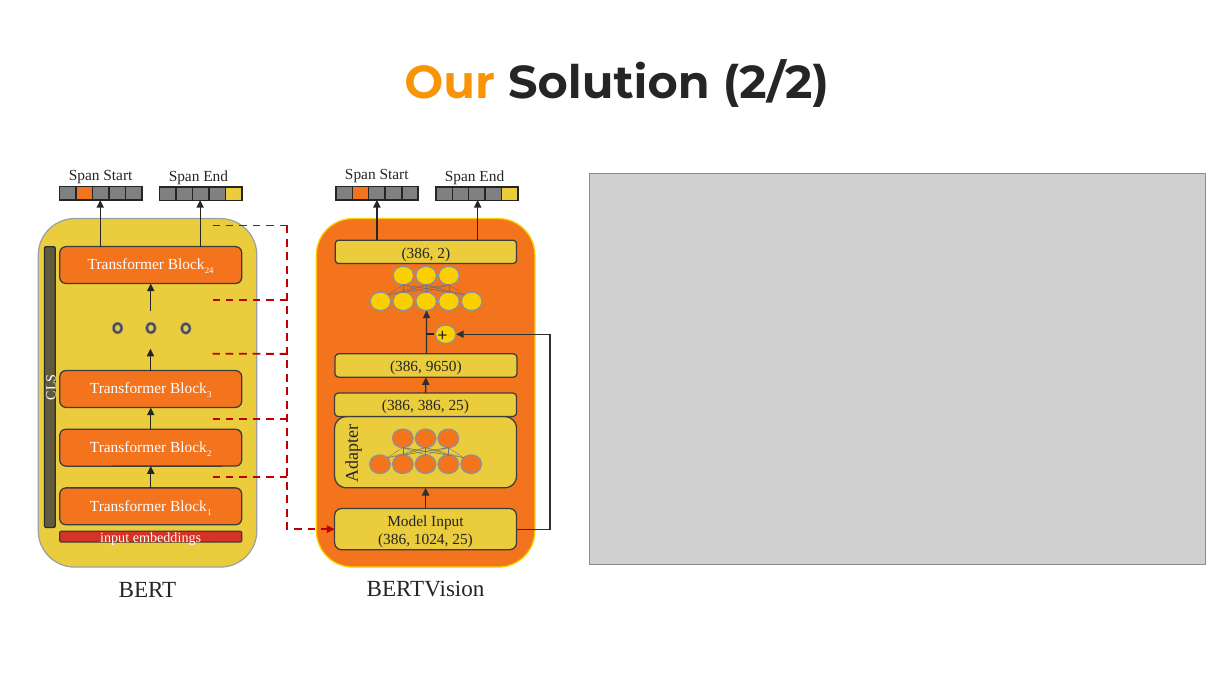
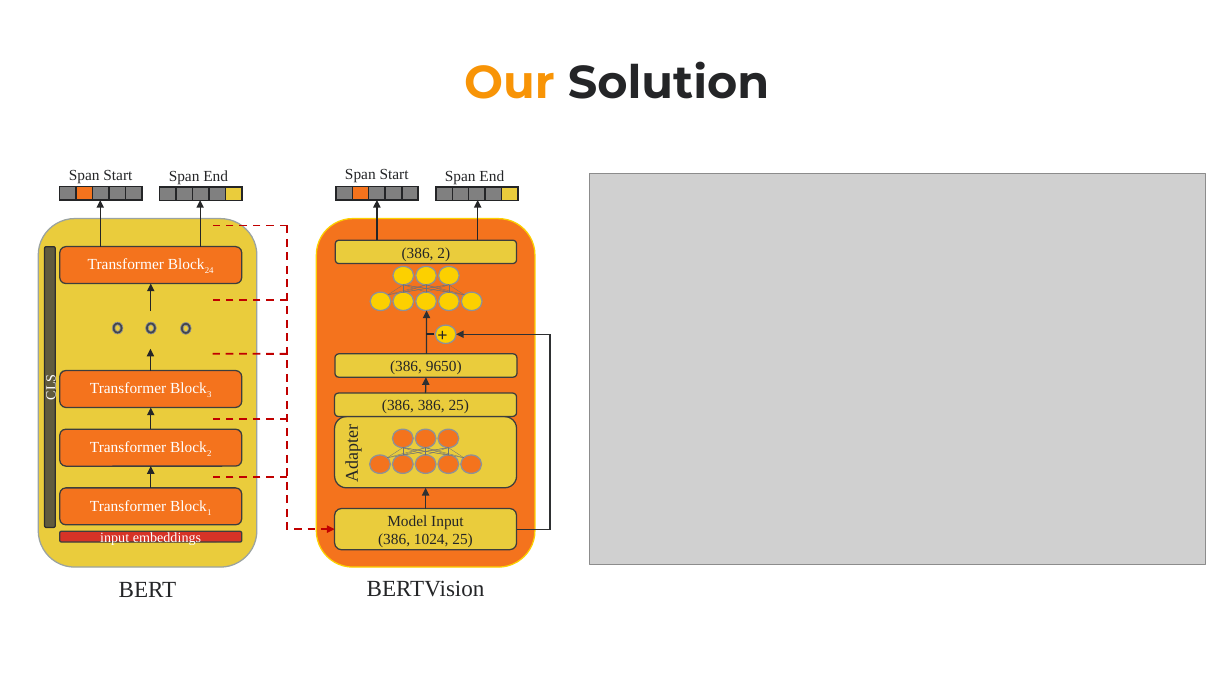
Before and after one commit to cbenge509/BERTVision, a slide deck: slide 6 of presentation/capstone/final presentation/capstone__jiang_benge_fogarty_king__final_presentation.pptx. Drawn at 1232x693 pixels with LibreOffice and Linux fonts; fonts in the diff are those of the drawing; grey boxes stand for pictures. Boxes give left, top, right and bottom in pixels: in the first picture for what was removed or moved away, otherwise in the second. Text is boxed around its words. In the diff, an @@ line names an element or a change of style, - is before the commit and + after.

Commit message:
updated slide

```diff
--- a/presentation/capstone/final presentation/capstone__jiang_benge_fogarty_king__final_presentation.pptx
+++ b/presentation/capstone/final presentation/capstone__jiang_benge_fogarty_king__final_presentation.pptx
@@ text at (x1=464, y1=61, x2=770, y2=99): text changed @@
-Our Solution (2/2)
+Our Solution
```
